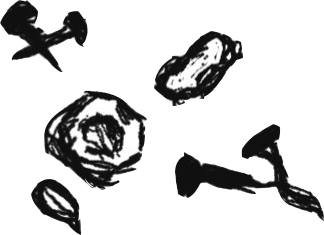
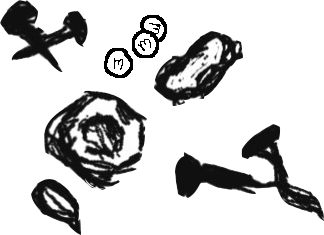
Layered file, before and after one edit (324 x 235). Changes by layer:
painted on "Layer 1" over [left=104, top=15, right=167, bottom=78]
